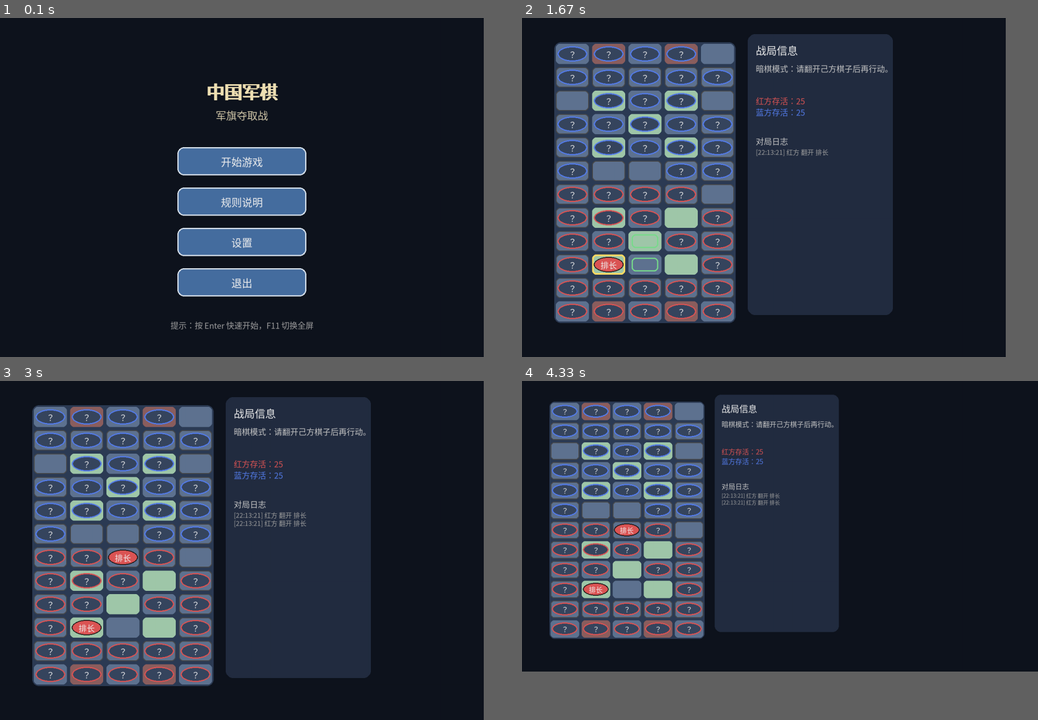
Above: before the commit, frames 1-4 (two rows, left to right).
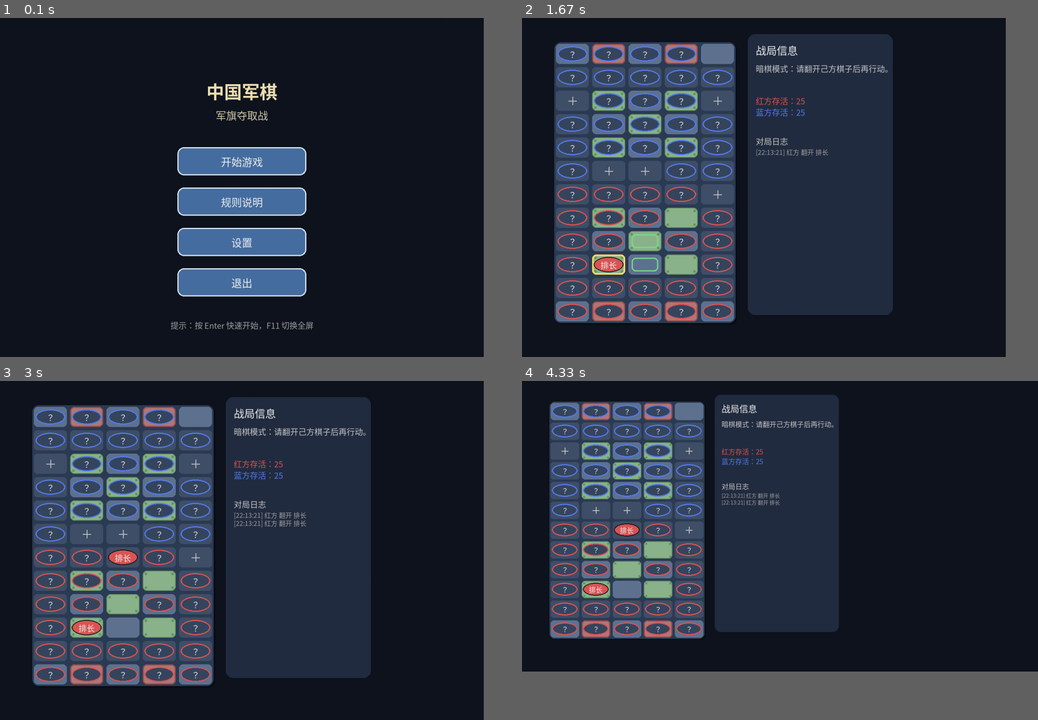
Above: after the commit, the same moments.

Repository: kn1ghtc/gamecenter
Game: pygame game, started from militaryChess/main.py
Two runs of this game, one before a commit and one after it. Both use one fixed random seed, a clock stepped at 60 frames per second and the inputs below.
Inputs (mouse positions are in pixels of both pictures, inside the frame that each line leads up to):
- Up to frame 1 (0.1 s): no input
- Up to frame 2 (1.67 s): click "开始游戏" at 0.38 s; hold F4 0.67-1.2 s; click (635, 170) at 1.28 s; click (599, 268) at 1.62 s
- Up to frame 3 (3 s): click "？" at 1.95 s; click (98, 530) at 2.28 s
- Up to frame 4 (4.33 s): tap F11 at 3.13 s; click (867, 628) at 3.52 s

The runs differ from the first frame. In frame 1, 0.2% of the frame differs, in the area x 40-54%, y 19-25%; in frame 2, 8.2%; in frame 3, 8.4%, in the area x 6-42%, y 7-90%; in frame 4, 6.1%.

Commit message:
feat: v2.1.0 - 优化游戏体验和UI设计
主要更新：
- 简化字体系统，为不同平台直接设置最佳中文字体
- 完整支持暗棋/明棋模式切换，配置持久化生效
- 修复游戏结束后ESC/F5按键无响应问题
- 统一胜利判定逻辑，以夺取军旗为主要标准
- 美化UI界面，大本营、营地、铁路使用现代化视觉设计
- 移除未使用的调试代码，提升代码质量
- 更新README文档，反映新功能和改进

Diff:
--- a/militaryChess/game_logic.py
+++ b/militaryChess/game_logic.py
@@ -734,20 +734,27 @@
 		self._log(battle.note)
 
 	def _evaluate_status(self, battle: Optional[BattleResolution]) -> GameStatus:
+		# Primary victory condition: flag capture
 		if battle and battle.captured_flag:
 			winner = battle.attacker.owner
 			return GameStatus(GameTermination.VICTORY, winner, "夺旗胜利")
 
+		# Check if either player's flag is missing (captured in previous moves)
+		for player in (Player.RED, Player.BLUE):
+			flag_pos = self.board.flag_position(player)
+			if flag_pos is None:
+				winner = player.opponent
+				return GameStatus(GameTermination.VICTORY, winner, "夺旗胜利")
+
+		# Secondary condition: opponent has no legal moves (stalemate leads to victory)
 		opponent = self.current_player.opponent
 		opponent_moves = self.all_legal_moves(opponent)
 		if not opponent_moves:
-			# Check if opponent still has movable pieces
 			mobility = self.board.mobility(opponent)
 			if mobility == 0:
 				return GameStatus(GameTermination.VICTORY, self.current_player, "对手无子可动")
-			return GameStatus(GameTermination.STALEMATE, None, "双方僵持")
-
-		# Simple 60-turn rule for draws without captures.
+
+		# Draw condition: long game without captures
 		if self.turn_index - self.board.last_capture_turn > 120:
 			return GameStatus(GameTermination.DRAW, None, "长回合无战斗判和")
 
--- a/militaryChess/main.py
+++ b/militaryChess/main.py
@@ -32,145 +32,24 @@
 
 
 class FontManager:
-	"""Cross-platform Chinese font manager for consistent text rendering."""
-
-	CHINESE_SAMPLE = "测试中文"
+	"""Simplified cross-platform Chinese font manager."""
 
 	def __init__(self) -> None:
 		if not pygame.font.get_init():
 			pygame.font.init()
+
 		self.system = platform.system()
 		self.fonts: Dict[Tuple[int, bool], pygame.font.Font] = {}
-		self.font_path: Optional[str]
-		self.font_name: Optional[str]
-		self.available_fonts: List[str] = []
-		self.font_path, self.font_name = self._resolve_font()
-		if self.font_name:
-			self.available_fonts.append(self.font_name)
-		if not self.font_path:
-			self.font_path = self._fallback_font_path()
-			if self.font_path:
-				self.font_name = Path(self.font_path).name
-				self.available_fonts = [self.font_name]
-		elif not Path(self.font_path).exists():
-			self.font_path = self._fallback_font_path()
-			if self.font_path:
-				self.font_name = Path(self.font_path).name
-				self.available_fonts = [self.font_name]
-		if not self.font_path:
-			print("FontManager: ⚠️ 未找到合适的中文字体，使用 Pygame 默认字体，可能仍有乱码风险。")
-
-	def _resolve_font(self) -> Tuple[Optional[str], Optional[str]]:
-		for candidate in self._candidate_font_paths():
-			if candidate.exists() and self._font_supports_chinese(candidate):
-				return str(candidate), candidate.name
-		for name in self._candidate_font_names():
-			match = pygame.font.match_font(name)
-			if match and self._font_supports_chinese(Path(match)):
-				return match, name
-		return None, None
-
-	def _candidate_font_paths(self) -> List[Path]:
-		candidates: List[Path] = []
+		self.font_name = self._get_platform_font()
+
+	def _get_platform_font(self) -> str:
+		"""Get the best Chinese font for current platform."""
 		if self.system == "Darwin":
-			roots = [
-				Path("/System/Library/Fonts"),
-				Path("/System/Library/Fonts/Supplemental"),
-				Path.home() / "Library/Fonts",
-			]
-			names = [
-				"PingFang.ttc",
-				"PingFang SC.ttf",
-				"PingFangSC-Regular.ttf",
-				"Hiragino Sans GB.ttc",
-				"STSong.ttc",
-				"Songti.ttc",
-				"STHeiti Medium.ttc",
-				"AppleGothic.ttf",
-				"Arial Unicode.ttf",
-			]
+			return "PingFang SC"
 		elif self.system == "Windows":
-			roots = [Path("C:/Windows/Fonts")]
-			names = [
-				"msyh.ttc",
-				"msyhbd.ttc",
-				"simhei.ttf",
-				"simsun.ttc",
-				"simkai.ttf",
-				"msjh.ttc",
-			]
-		else:
-			roots = [
-				Path("/usr/share/fonts"),
-				Path("/usr/local/share/fonts"),
-				Path.home() / ".local/share/fonts",
-				Path.home() / ".fonts",
-			]
-			names = [
-				"NotoSansCJK-Regular.ttc",
-				"NotoSansCJKsc-Regular.otf",
-				"SourceHanSansCN-Regular.otf",
-				"SourceHanSerifCN-Regular.otf",
-				"WenQuanYiMicroHei.ttf",
-				"WenQuanYiZenHei.ttf",
-				"DroidSansFallbackFull.ttf",
-			]
-		for root in roots:
-			for name in names:
-				path = root / name
-				candidates.append(path)
-		return candidates
-
-	def _candidate_font_names(self) -> List[str]:
-		if self.system == "Darwin":
-			return [
-				"PingFang SC",
-				"Hiragino Sans GB",
-				"STHeiti",
-				"Songti SC",
-				"Heiti SC",
-				"Arial Unicode MS",
-			]
-		if self.system == "Windows":
-			return [
-				"Microsoft YaHei",
-				"SimHei",
-				"SimSun",
-				"KaiTi",
-				"FangSong",
-				"Microsoft JhengHei",
-			]
-		return [
-			"Noto Sans CJK SC",
-			"Source Han Sans CN",
-			"WenQuanYi Micro Hei",
-			"WenQuanYi Zen Hei",
-			"Droid Sans Fallback",
-		]
-
-	def _font_supports_chinese(self, font_path: Path) -> bool:
-		try:
-			font = pygame.font.Font(str(font_path), 32)
-			surface = font.render(self.CHINESE_SAMPLE, True, (255, 255, 255))
-			if surface.get_width() <= len(self.CHINESE_SAMPLE) * 6:
-				return False
-			metrics = font.metrics(self.CHINESE_SAMPLE)
-			return bool(metrics) and all(metric is not None for metric in metrics)
-		except Exception:
-			return False
-
-	def _fallback_font_path(self) -> Optional[str]:
-		fallback_names = [
-			"Arial Unicode MS",
-			"Noto Sans CJK SC",
-			"WenQuanYi Micro Hei",
-			"SimHei",
-		]
-		for name in fallback_names:
-			match = pygame.font.match_font(name)
-			if match and self._font_supports_chinese(Path(match)):
-				return match
-		return pygame.font.match_font(pygame.font.get_default_font())
+			return "Microsoft YaHei"
+		else:  # Linux and others
+			return "Noto Sans CJK SC"
 
 	def get_font(self, size: int, bold: bool = False) -> pygame.font.Font:
 		"""Get a Chinese-compatible font with given size and style."""
@@ -178,13 +57,7 @@
 		if key in self.fonts:
 			return self.fonts[key]
 
-		font: pygame.font.Font
-		if self.font_path:
-			font = pygame.font.Font(self.font_path, size)
-		else:
-			font = pygame.font.Font(None, size)
-		if bold:
-			font.set_bold(True)
+		font = pygame.font.SysFont(self.font_name, size, bold=bold)
 		self.fonts[key] = font
 		return font
 class SoundManager:
@@ -291,7 +164,7 @@
 		return int(value * self.scale)
 
 
-# Enhanced color scheme
+# Enhanced modern color scheme
 COLORS = {
 	"background": (15, 20, 30),
 	"board_bg": (45, 60, 85),
@@ -301,9 +174,12 @@
 	"face_down": (55, 70, 95),
 	"highlight": (255, 220, 100),
 	"move_target": (120, 220, 140),
-	"camp": (160, 200, 170),
-	"hq": (140, 95, 95),
-	"rail": (75, 75, 75),
+	"camp": (140, 180, 140),
+	"camp_border": (100, 150, 100),
+	"hq": (180, 120, 120),
+	"hq_border": (150, 80, 80),
+	"rail": (200, 200, 200),
+	"rail_bg": (65, 80, 105),
 	"panel_bg": (35, 45, 65),
 	"text_primary": (240, 240, 240),
 	"text_secondary": (200, 200, 200),
@@ -312,6 +188,7 @@
 	"button_border": (220, 230, 240),
 	"menu_title": (240, 225, 180),
 	"menu_subtitle": (210, 200, 170),
+	"shadow": (0, 0, 0, 80),
 }
 
 RULES_TEXT = [
@@ -386,10 +263,17 @@
 	def reset_game(self, randomize: Optional[bool] = None) -> None:
 		rng = random.Random()
 		board = JunqiBoard()
+
+		# Use configuration to determine randomization
 		use_random = self.settings.data.get("random_layout", True) if randomize is None else randomize
-		if self.settings.data.get("dark_mode", True):
-			use_random = True
 		board.reset(rng, randomize=use_random)
+
+		# Initialize all pieces as face up or face down based on dark_mode setting
+		dark_mode = self.settings.data.get("dark_mode", True)
+		for tile in board.tiles.values():
+			if tile.occupant and dark_mode:
+				tile.occupant.face_up = False
+
 		self.game_state = GameState(board)
 		self.game_state.current_player = Player.RED
 		self.game_state.logs = []
@@ -398,7 +282,11 @@
 		self.highlight_moves = []
 		self.ai_thinking = False
 		self.ai_start_time = 0.0
-		self.message = "暗棋模式：请翻开己方棋子后再行动。"
+
+		if dark_mode:
+			self.message = "暗棋模式：请翻开己方棋子后再行动。"
+		else:
+			self.message = "明棋模式：所有棋子可见，开始对弈！"
 
 	def toggle_fullscreen(self) -> None:
 		self.settings.data["fullscreen"] = not self.settings.data.get("fullscreen", False)
@@ -434,10 +322,6 @@
 			elif event.type == pygame.KEYDOWN:
 				if event.key == pygame.K_F11:
 					self.toggle_fullscreen()
-				elif event.key == pygame.K_F4:
-					# Toggle font debug mode
-					self.settings.data["debug_font"] = not self.settings.data.get("debug_font", False)
-					self.settings.save()
 			elif self.state == "menu":
 				self._handle_menu_event(event)
 			elif self.state == "rules":
@@ -487,6 +371,7 @@
 				self.state = "menu"
 			elif event.key == pygame.K_F5:
 				self.reset_game()
+				self.state = "game"  # Ensure we're in game state after reset
 			elif event.key == pygame.K_F3:
 				self.show_fps = not self.show_fps
 		elif event.type == pygame.MOUSEBUTTONDOWN and event.button == 1 and self.state == "game":
@@ -628,20 +513,6 @@
 		sub_surface = self.font.render("军旗夺取战", True, COLORS["menu_subtitle"])
 		self.screen.blit(sub_surface, sub_surface.get_rect(center=(self.ui.screen_width // 2, self.ui.scaled(240))))
 
-		# Debug info for font rendering (can be removed later)
-		if self.settings.data.get("debug_font", False):
-			debug_font = self.tiny_font
-			debug_y = self.ui.scaled(50)
-			debug_texts = [
-				f"字体系统: {self.font_manager.system}",
-				f"可用字体: {len(self.font_manager.available_fonts)}个",
-				f"当前字体: {self.font_manager.available_fonts[0] if self.font_manager.available_fonts else 'None'}"
-			]
-			for text in debug_texts:
-				debug_surface = debug_font.render(text, True, COLORS["text_dim"])
-				self.screen.blit(debug_surface, (10, debug_y))
-				debug_y += self.ui.scaled(20)
-
 		for label, rect, _ in self.menu_buttons:
 			# Draw button with rounded corners effect
 			pygame.draw.rect(self.screen, COLORS["button_bg"], rect, border_radius=self.ui.scaled(16))
@@ -679,6 +550,16 @@
 	def _draw_board(self) -> None:
 		bx, by = self.ui.board_origin
 		board_rect = pygame.Rect(bx, by, self.ui.board_width, self.ui.board_height)
+
+		# Draw board shadow for depth
+		shadow_rect = board_rect.copy()
+		shadow_rect.x += self.ui.scaled(4)
+		shadow_rect.y += self.ui.scaled(4)
+		shadow_surface = pygame.Surface((shadow_rect.width, shadow_rect.height), pygame.SRCALPHA)
+		pygame.draw.rect(shadow_surface, COLORS["shadow"], shadow_surface.get_rect(), border_radius=self.ui.scaled(16))
+		self.screen.blit(shadow_surface, shadow_rect)
+
+		# Draw board background
 		pygame.draw.rect(self.screen, COLORS["board_bg"], board_rect, border_radius=self.ui.scaled(16))
 
 		for r in range(BOARD_ROWS):
@@ -690,17 +571,56 @@
 				coord = (r, c)
 				tile = self.game_state.board.tiles[coord]
 
-				color = COLORS["cell_normal"]
-				if tile.is_camp:
+				# Determine cell appearance based on tile type
+				if tile.on_rail:
+					# Railway cells with special styling
+					color = COLORS["rail_bg"]
+					pygame.draw.rect(self.screen, color, rect, border_radius=self.ui.scaled(8))
+					# Draw railway pattern (cross lines)
+					center_x = rect.centerx
+					center_y = rect.centery
+					line_length = self.ui.scaled(20)
+					pygame.draw.line(self.screen, COLORS["rail"],
+								   (center_x - line_length // 2, center_y),
+								   (center_x + line_length // 2, center_y), 2)
+					pygame.draw.line(self.screen, COLORS["rail"],
+								   (center_x, center_y - line_length // 2),
+								   (center_x, center_y + line_length // 2), 2)
+				elif tile.is_camp:
+					# Camp with gradient effect
 					color = COLORS["camp"]
+					pygame.draw.rect(self.screen, color, rect, border_radius=self.ui.scaled(10))
+					pygame.draw.rect(self.screen, COLORS["camp_border"], rect, width=2, border_radius=self.ui.scaled(10))
+					# Draw camp symbol (four corners)
+					corner_size = self.ui.scaled(6)
+					offset = self.ui.scaled(8)
+					for dx, dy in [(offset, offset), (rect.width - offset, offset),
+								 (offset, rect.height - offset), (rect.width - offset, rect.height - offset)]:
+						corner_rect = pygame.Rect(rect.x + dx - corner_size // 2, rect.y + dy - corner_size // 2,
+												corner_size, corner_size)
+						pygame.draw.rect(self.screen, COLORS["camp_border"], corner_rect, border_radius=2)
 				elif tile.is_headquarter:
+					# Headquarters with special styling
 					color = COLORS["hq"]
-
-				pygame.draw.rect(self.screen, color, rect, border_radius=self.ui.scaled(10))
-
-				if tile.on_rail:
-					pygame.draw.rect(self.screen, COLORS["rail"], rect, width=2, border_radius=self.ui.scaled(10))
-
+					pygame.draw.rect(self.screen, color, rect, border_radius=self.ui.scaled(10))
+					pygame.draw.rect(self.screen, COLORS["hq_border"], rect, width=3, border_radius=self.ui.scaled(10))
+					# Draw HQ symbol (star shape simplified as diamond)
+					center_x = rect.centerx
+					center_y = rect.centery
+					star_size = self.ui.scaled(8)
+					points = [
+						(center_x, center_y - star_size),
+						(center_x + star_size, center_y),
+						(center_x, center_y + star_size),
+						(center_x - star_size, center_y)
+					]
+					pygame.draw.polygon(self.screen, COLORS["hq_border"], points, width=2)
+				else:
+					# Normal cells
+					color = COLORS["cell_normal"]
+					pygame.draw.rect(self.screen, color, rect, border_radius=self.ui.scaled(10))
+
+				# Highlight selected piece
 				if self.selected == coord:
 					pygame.draw.rect(self.screen, COLORS["highlight"], rect, width=4, border_radius=self.ui.scaled(10))
 
Not shown, changed: militaryChess/README.md
